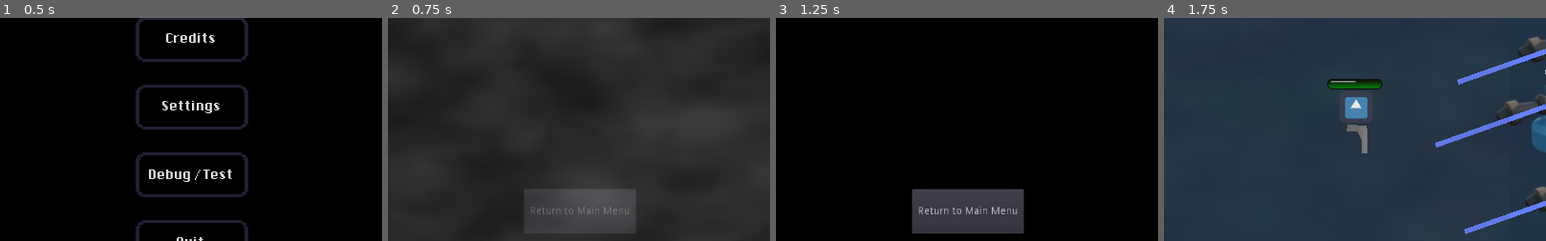
Above: before the commit, frames 1-4 (left to right).
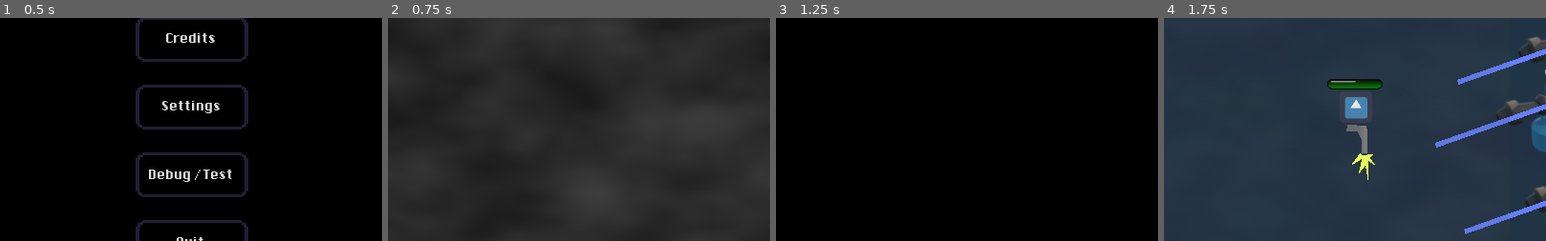
Above: after the commit, the same moments.

Repository: smclaughlan/GWJ52
Game: Godot game, scene res://Main.tscn
Same seed, same stepped clock (60 frames per second), same inputs: the game is played once before the commit and once after it. The engine's default icon, where the game draws it, is replaced by a stand-in: a white triangle on a blue panel in a dark square.
Inputs:
- Up to frame 1 (0.5 s): no input
- Up to frame 2 (0.75 s): click "Play" at 0.5 s
- Up to frame 3 (1.25 s): no input
- Up to frame 4 (1.75 s): click "Begin: Protect The Chandelier" at 1.25 s
The pictures show only the part of the screen within x 25-75%, y 30-80%; the shares and areas given below are measured in that part.

Frame 1 is identical in both runs. In frame 2, 3.4% of the frame differs, in the area x 35-65%, y 76-97%; in frame 3, 5.9%; in frame 4, 0.2%.

Commit message:
adding juice to basic gun

Diff:
--- a/GodotProject/Cutscenes/IntroScreens/IntroGlassQueen.tscn
+++ b/GodotProject/Cutscenes/IntroScreens/IntroGlassQueen.tscn
@@ -57,13 +57,13 @@
 
 [node name="ScrollContainer" type="ScrollContainer" parent="MarginContainer/VBoxContainer"]
 margin_right = 924.0
-margin_bottom = 340.0
+margin_bottom = 420.0
 size_flags_horizontal = 3
 size_flags_vertical = 3
 
 [node name="Label" type="Label" parent="MarginContainer/VBoxContainer/ScrollContainer"]
 margin_right = 924.0
-margin_bottom = 340.0
+margin_bottom = 420.0
 size_flags_horizontal = 3
 size_flags_vertical = 3
 text = "The Glass Queen
@@ -85,6 +85,7 @@
 percent_visible = 0.0
 
 [node name="ReturnToMainButton" parent="MarginContainer/VBoxContainer" instance=ExtResource( 1 )]
+visible = false
 margin_left = 387.0
 margin_top = 360.0
 margin_right = 537.0
--- /dev/null
+++ b/GodotProject/Scenes/Objects/Projectiles/PlayerBullet.gd
@@ -0,0 +1,50 @@
+extends Area2D
+
+
+export var bullet_speed = 400.0
+export var bullet_damage = 20.0
+
+
+var damage_attributes = {
+	"bleed":false,
+	"poison":false,
+	"fire":false,
+	"holy":false,
+	"armor_piercing":true,
+}
+
+enum States { DISABLED, INITIALIZING, MOVING, DEAD }
+var State = States.DISABLED
+
+signal hit(damage, impactVector, features)
+
+# Called when the node enters the scene tree for the first time.
+func _ready():
+	pass # Replace with function body.
+
+func init(pos, rot):
+	set_global_position(pos)
+	set_global_rotation(rot)
+	set_visible(true)
+	$CollisionShape2D.set_deferred("disabled", false)
+	State = States.MOVING
+
+# Called every frame. 'delta' is the elapsed time since the previous frame.
+func _process(delta):
+	if State == States.MOVING:
+		var fwdVector = (Vector2.RIGHT * bullet_speed).rotated(rotation)
+		position += fwdVector * delta * Global.game_speed
+
+
+func die():
+	# play some animation, then disappear
+	queue_free()
+
+
+func _on_Bullet_body_entered(body):
+	if body.has_method("_on_hit") and body != Global.player:
+		if not is_connected("hit", body, "_on_hit"):
+			var _err = connect("hit", body, "_on_hit")
+		var fwdVector = (Vector2.RIGHT * bullet_speed/3.0).rotated(rotation)
+		emit_signal("hit", bullet_damage, fwdVector, damage_attributes)
+		die()
--- /dev/null
+++ b/GodotProject/Scenes/Objects/Projectiles/PlayerBullet.tscn
@@ -0,0 +1,53 @@
+[gd_scene load_steps=5 format=2]
+
+[ext_resource path="res://Scenes/Objects/Projectiles/PlayerBullet.gd" type="Script" id=1]
+
+[sub_resource type="Gradient" id=1]
+offsets = PoolRealArray( 0.166667, 0.371345, 0.660819, 0.827485, 1 )
+colors = PoolColorArray( 0.238281, 0.0918743, 0.00403012, 1, 0.0655104, 0.430367, 0.173827, 1, 0.652344, 0.535126, 0, 1, 0.857022, 0.863281, 0.062054, 1, 0, 0, 0, 1 )
+
+[sub_resource type="GradientTexture" id=2]
+gradient = SubResource( 1 )
+width = 64
+
+[sub_resource type="RectangleShape2D" id=3]
+extents = Vector2( 15.5, 10 )
+
+[node name="Bullet" type="Area2D"]
+collision_layer = 8
+collision_mask = 2
+script = ExtResource( 1 )
+
+[node name="Sprite" type="Sprite" parent="."]
+
+[node name="Polygon2D" type="Polygon2D" parent="Sprite"]
+texture = SubResource( 2 )
+texture_offset = Vector2( 7, 0 )
+texture_scale = Vector2( 4, 1 )
+texture_rotation_degrees = 90.0
+polygon = PoolVector2Array( -7, -8, 15, -8, 22, 0, 16, 7, -7, 7 )
+
+[node name="Line2D" type="Line2D" parent="Sprite"]
+position = Vector2( -13, 0 )
+points = PoolVector2Array( 2, -9, -53, -9 )
+width = 1.0
+default_color = Color( 1, 0.960784, 0.4, 0.231373 )
+
+[node name="Line2D2" type="Line2D" parent="Sprite"]
+position = Vector2( -12, 17 )
+points = PoolVector2Array( 2, -9, -53, -9 )
+width = 1.0
+default_color = Color( 1, 0.960784, 0.4, 0.231373 )
+
+[node name="Line2D3" type="Line2D" parent="Sprite"]
+position = Vector2( -32, 9 )
+points = PoolVector2Array( 2, -9, -53, -9 )
+width = 1.0
+default_color = Color( 1, 0.960784, 0.4, 0.231373 )
+
+[node name="CollisionShape2D" type="CollisionShape2D" parent="."]
+position = Vector2( 5.5, 0 )
+shape = SubResource( 3 )
+disabled = true
+
+[connection signal="body_entered" from="." to="." method="_on_Bullet_body_entered"]
--- a/GodotProject/Scenes/Objects/Weapons/Gun.gd
+++ b/GodotProject/Scenes/Objects/Weapons/Gun.gd
@@ -39,20 +39,33 @@
 
 	if State == States.READY:
 		$BangNoise.play()
-		flash_muzzle()
 		knockback_shooter()
 		var new_projectile = ammo.duplicate()
 
 		# a signal to the map would be nicer, but this works for now
 		Global.stage_manager.current_map.add_child(new_projectile)
+		var rand_offset = Vector2.ZERO
+		rand_offset.x = rand_range(-5.0, 5.0)
+		rand_offset.y = rand_range(-5.0, 5.0)
+		var rand_aim_tremble = rand_range(-0.15, 0.15)
+		flash_muzzle()
+		$Sprite.rotation = rand_aim_tremble
+		var pos = $Sprite/MuzzlePosition.global_position + rand_offset
+		var rot = $Sprite/MuzzlePosition.global_rotation + rand_aim_tremble
+
 		if new_projectile.has_method("init"):
-			new_projectile.init($MuzzlePosition.global_position, $MuzzlePosition.global_rotation)
+			new_projectile.init(pos, rot)
+		else:
+			printerr("configuration error in Gun.gd: ammo has no init() method")
 		State = States.COCKING
 		$CockTimer.start()
 
 func flash_muzzle():
-	$MuzzlePosition/MuzzleFlash.visible = true
-	$MuzzlePosition/MuzzleFlash/FlashTimer.start()
+	$Sprite/MuzzleFlash.rotation = rand_range(-1.0,1.0)
+	var colorChange = rand_range(0.8, 1.0)
+	$Sprite/MuzzleFlash.set_self_modulate(Color(colorChange, colorChange, colorChange))
+	$Sprite/MuzzleFlash.visible = true
+	$Sprite/MuzzleFlash/FlashTimer.start()
 
 func knockback_shooter():
 	var knockbackPower = 1050.0
@@ -99,4 +112,4 @@
 
 
 func _on_FlashTimer_timeout():
-	$MuzzlePosition/MuzzleFlash.hide()
+	$Sprite/MuzzleFlash.hide()
--- a/GodotProject/Scenes/Objects/Weapons/Gun.tscn
+++ b/GodotProject/Scenes/Objects/Weapons/Gun.tscn
@@ -1,8 +1,8 @@
-[gd_scene load_steps=8 format=2]
+[gd_scene load_steps=9 format=2]
 
 [ext_resource path="res://Scenes/Objects/Weapons/Gun.gd" type="Script" id=1]
 [ext_resource path="res://Scenes/Objects/Projectiles/Flame.tscn" type="PackedScene" id=2]
-[ext_resource path="res://Scenes/Objects/Projectiles/Bullet.tscn" type="PackedScene" id=3]
+[ext_resource path="res://Scenes/Objects/Projectiles/PlayerBullet.tscn" type="PackedScene" id=3]
 [ext_resource path="res://Scenes/Objects/Projectiles/Light.tscn" type="PackedScene" id=4]
 [ext_resource path="res://Scenes/Objects/Weapons/Bang.wav" type="AudioStream" id=5]
 
@@ -13,6 +13,10 @@
 [sub_resource type="GradientTexture" id=2]
 gradient = SubResource( 1 )
 width = 64
+
+[sub_resource type="CanvasItemMaterial" id=3]
+blend_mode = 1
+light_mode = 1
 
 [node name="Gun" type="Node2D"]
 script = ExtResource( 1 )
@@ -26,40 +30,41 @@
 texture_rotation_degrees = 90.0
 polygon = PoolVector2Array( 18, 11, 21, -27, 77, -28, 76, -16, 48, -16, 32, -8, 32, 15 )
 
+[node name="MuzzleFlash" type="Polygon2D" parent="Sprite"]
+material = SubResource( 3 )
+position = Vector2( 94.5926, -17 )
+color = Color( 0.756863, 0.815686, 0.0745098, 1 )
+polygon = PoolVector2Array( 1.66176, -4, 0, -19, 7, -11, 24, -23, 13, -7, 65, -9, 23, -2, 41, 12, 10, 5, 23, 27, -1.55883, 9, 2.73529, 4 )
+
+[node name="FlashTimer" type="Timer" parent="Sprite/MuzzleFlash"]
+wait_time = 0.1
+one_shot = true
+
+[node name="MuzzlePosition" type="Position2D" parent="Sprite"]
+position = Vector2( 115, -18 )
+
 [node name="Ammo" type="Node2D" parent="."]
+
+[node name="Bullet" parent="Ammo" instance=ExtResource( 3 )]
+visible = false
+bullet_speed = 800.0
+bullet_damage = 40.0
 
 [node name="Flame" parent="Ammo" instance=ExtResource( 2 )]
 visible = false
 
-[node name="Bullet" parent="Ammo" instance=ExtResource( 3 )]
-visible = false
-
 [node name="Light" parent="Ammo" instance=ExtResource( 4 )]
 visible = false
-
-[node name="MuzzlePosition" type="Position2D" parent="."]
-position = Vector2( 103, -18 )
-
-[node name="MuzzleFlash" type="Polygon2D" parent="MuzzlePosition"]
-visible = false
-position = Vector2( -5, -1 )
-rotation = 1.55257
-color = Color( 0.756863, 0.815686, 0.0745098, 1 )
-polygon = PoolVector2Array( -8, 0, -20, -29, -10, -20, -12, -45, -3, -30, 2, -65, 4, -27, 8, -42, 5, -13, 24, -22, 9, -1, 0, -4 )
-
-[node name="FlashTimer" type="Timer" parent="MuzzlePosition/MuzzleFlash"]
-wait_time = 0.1
-one_shot = true
 
 [node name="BangNoise" type="AudioStreamPlayer2D" parent="."]
 stream = ExtResource( 5 )
 volume_db = 7.0
 
 [node name="CockTimer" type="Timer" parent="."]
-wait_time = 0.25
+wait_time = 0.15
 one_shot = true
 
 [node name="ReloadTimer" type="Timer" parent="."]
 
-[connection signal="timeout" from="MuzzlePosition/MuzzleFlash/FlashTimer" to="." method="_on_FlashTimer_timeout"]
+[connection signal="timeout" from="Sprite/MuzzleFlash/FlashTimer" to="." method="_on_FlashTimer_timeout"]
 [connection signal="timeout" from="CockTimer" to="." method="_on_CockTimer_timeout"]
